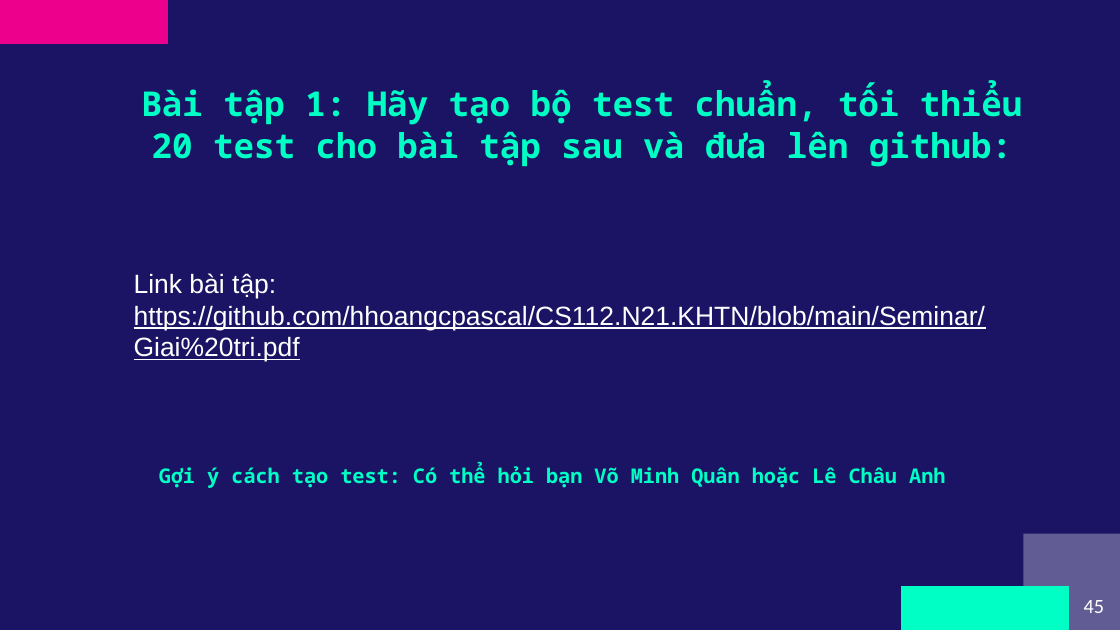
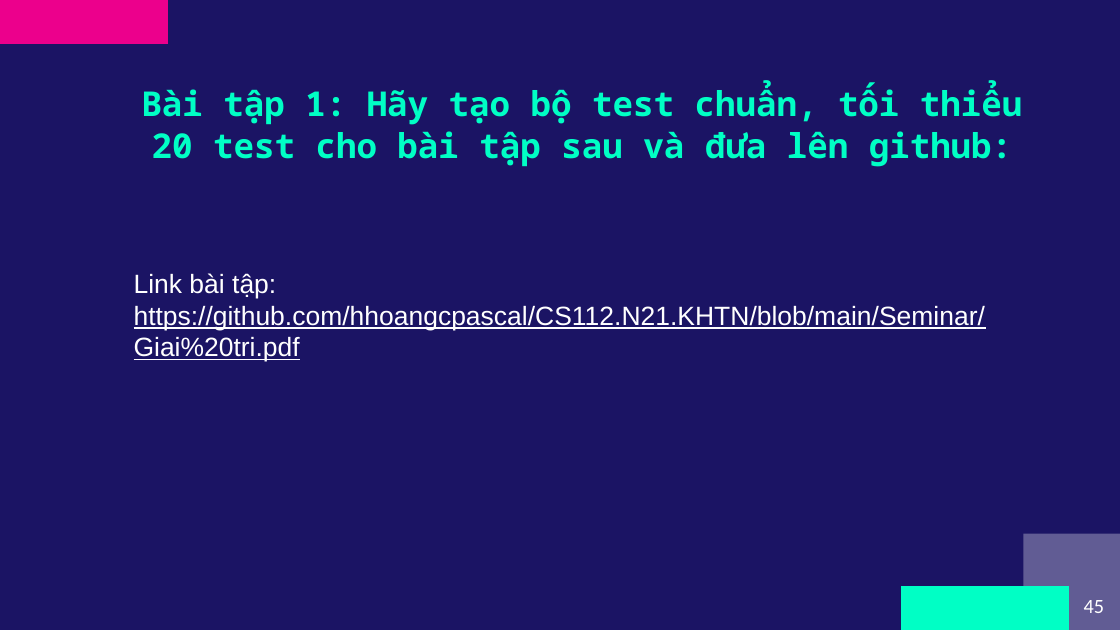
Before and after one commit to hhoangcp/CS112.N21.KHTN, a slide deck: slide 45 of Seminar/CS112.N21.KHTN-Testing.pptx. Drawn at 1120x630 pixels with LibreOffice and Linux fonts; fonts in the diff are those of the drawing. Boxes give left, top, right and bottom in pixels: in the first picture for what was removed or moved away, otherwise in the second. Text is boxed around its words. In the diff, an @@ line names an element or a change of style, - is before the commit and + after.

```diff
--- a/Seminar/CS112.N21.KHTN-Testing.pptx
+++ b/Seminar/CS112.N21.KHTN-Testing.pptx
@@ text removed at (159,464,945,488) @@
-Gợi ý cách tạo test: Có thể hỏi bạn Võ Minh Quân hoặc Lê Châu Anh
```
Also in this commit, not shown: 1 other slide changed.
